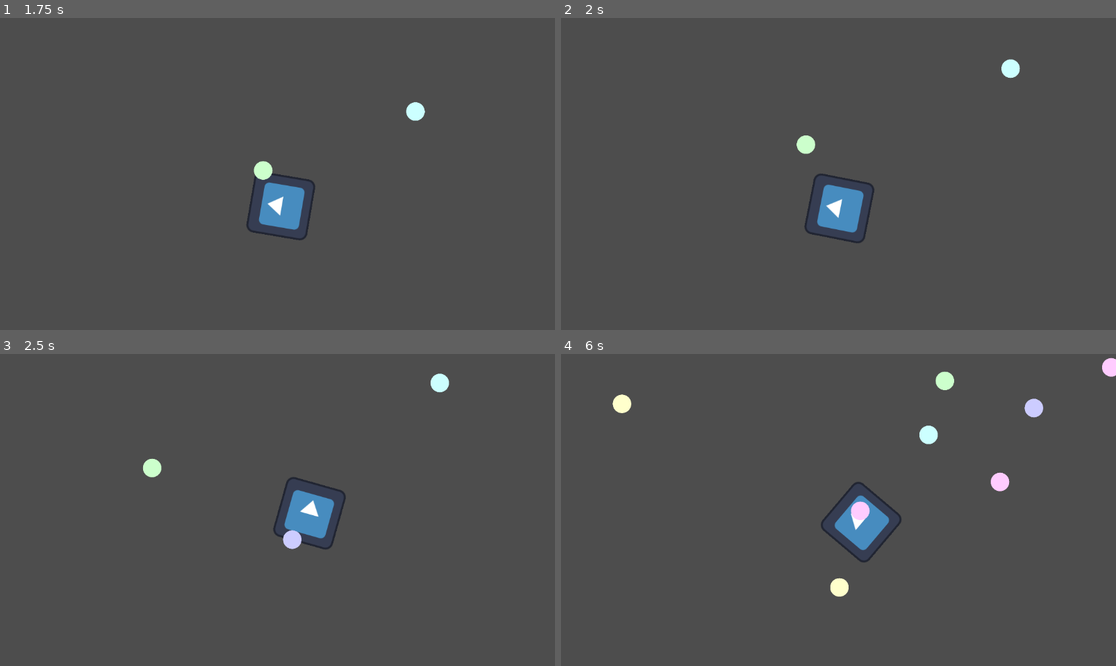
Above: before the commit, frames 1-4 (two rows, left to right).
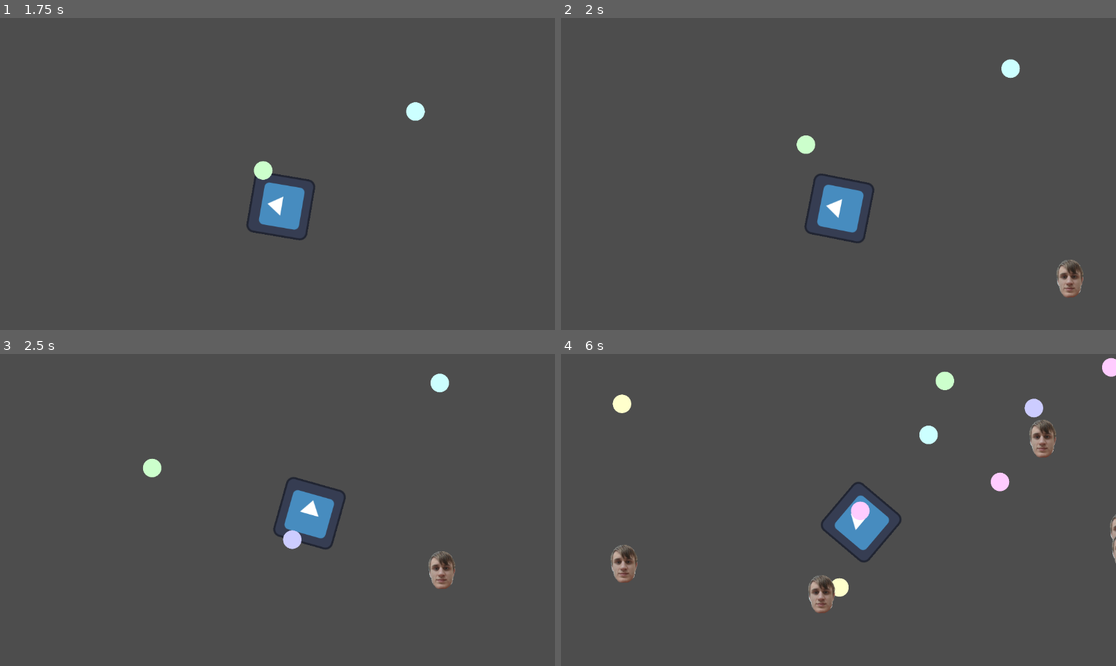
Above: after the commit, the same moments.

Repository: laniro/Birminghack26
Game: Godot game, scene res://Scenes/game.tscn
Two runs of this game, one before a commit and one after it. Both use one fixed random seed, a clock stepped at 60 frames per second and the inputs below. The engine's default icon, where the game draws it, is replaced by a stand-in: a white triangle on a blue panel in a dark square.
Inputs (mouse positions are in pixels of both pictures, inside the frame that each line leads up to):
- Up to frame 1 (1.75 s): move the mouse to (399, 158) at 0.52 s; hold D (moveRight) 0.53-1.28 s; tap E (summon) at 0.6, 1.35 s; move the mouse to (166, 189) at 1.27 s; hold S (moveDown) from 1.28 s (still down)
- Up to frame 2 (2 s): keep holding S (moveDown)
- Up to frame 3 (2.5 s): move the mouse to (333, 441) at 2.02 s; release S (moveDown) at 2.03 s; hold D (moveRight) from 2.03 s (still down); tap E (summon) at 2.1 s
- Up to frame 4 (6 s): move the mouse to (810, 572) at 2.77 s; release D (moveRight) at 2.78 s; hold W (moveUp) 2.78-3.53 s; tap E (summon) every 0.75 s from 2.85 to 5.85 s; move the mouse to (1005, 556) at 3.52 s; hold A (moveLeft) 3.53-5.03 s; move the mouse to (672, 463) at 4.27 s; move the mouse to (866, 510) at 5.02 s; hold S (moveDown) 5.03-5.78 s; move the mouse to (755, 432) at 5.77 s; hold D (moveRight) from 5.78 s (still down)

Frame 1 is identical in both runs. In frame 2, 0.4% of the frame differs, in the area x 89-95%, y 77-90%; in frame 3, 0.4%; in frame 4, 1.3%, in the area x 8-100%, y 21-84%.
Error before the commit: Parse Error: Signal "collision" has the same name as a previously declared signal. (res://Scripts/enemies.gd:10)

Commit message:
add experience orb logic

Diff:
--- a/birminghack/Scenes/ExperienceOrb.tscn
+++ b/birminghack/Scenes/ExperienceOrb.tscn
@@ -1,6 +1,7 @@
 [gd_scene format=3 uid="uid://cqs5afdjd3ivw"]
 
 [ext_resource type="Texture2D" uid="uid://i4f5g82at5h6" path="res://Graphics/Experience orb/frame_0001.png" id="1_3wade"]
+[ext_resource type="Script" uid="uid://cb8kfk5it8ogg" path="res://Scripts/experience_orb.gd" id="1_et3x6"]
 [ext_resource type="Texture2D" uid="uid://bjrjxmq0680fg" path="res://Graphics/Experience orb/frame_0002.png" id="2_et3x6"]
 [ext_resource type="Texture2D" uid="uid://f87m6g5lhbkw" path="res://Graphics/Experience orb/frame_0003.png" id="3_1fivv"]
 [ext_resource type="Texture2D" uid="uid://i84wyrqekbcu" path="res://Graphics/Experience orb/frame_0004.png" id="4_lsh45"]
@@ -86,11 +87,12 @@
 }],
 "loop": true,
 "name": &"default",
-"speed": 5.0
+"speed": 10.0
 }]
 
 [node name="ExperienceOrb" type="Node2D" unique_id=1382752172]
+script = ExtResource("1_et3x6")
 
 [node name="AnimatedSprite2D" type="AnimatedSprite2D" parent="." unique_id=1628973560]
 sprite_frames = SubResource("SpriteFrames_e7m4r")
-frame_progress = 0.31646565
+frame_progress = 0.27445462
--- a/birminghack/Scripts/enemies.gd
+++ b/birminghack/Scripts/enemies.gd
@@ -7,7 +7,7 @@
 
 signal collision
 
-signal collision
+var xp_scene: PackedScene = load("res://Scenes/ExperienceOrb.tscn")
 
 # Called when the node enters the scene tree for the first time.
 func _ready() -> void:
@@ -19,6 +19,7 @@
 	var vector_to_player = player.position - position
 
 	if vector_to_player.length() < 50:
+		summonXP()
 		queue_free()
 
 	vector_to_player = vector_to_player.normalized()
@@ -30,3 +31,8 @@
 func _on_body_entered(body: Node2D) -> void:
 	print("Body Entered")
 	collision.emit()
+
+func summonXP() -> void:
+	var xp = xp_scene.instantiate()
+	get_tree().current_scene.add_child(xp)
+	xp.initiate(self)
--- /dev/null
+++ b/birminghack/Scripts/experience_orb.gd
@@ -0,0 +1,16 @@
+extends Node2D
+
+var value
+# Called when the node enters the scene tree for the first time.
+func _ready() -> void:
+	value = randf()*4
+
+func initiate(parent):
+	position = parent.position
+
+# Called every frame. 'delta' is the elapsed time since the previous frame.
+func _process(delta: float) -> void:
+	var player = get_node("/root/Game/Player")
+	if position.distance_to(player.position) < 50:
+		player.gainExp(value)
+		queue_free()
Not shown, added: birminghack/Scripts/experience_orb.gd.uid
